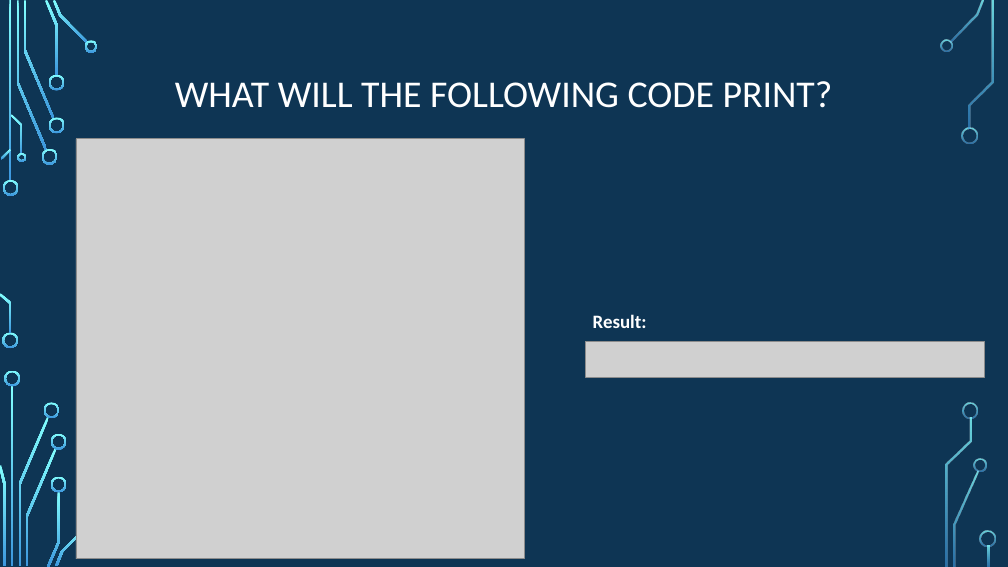
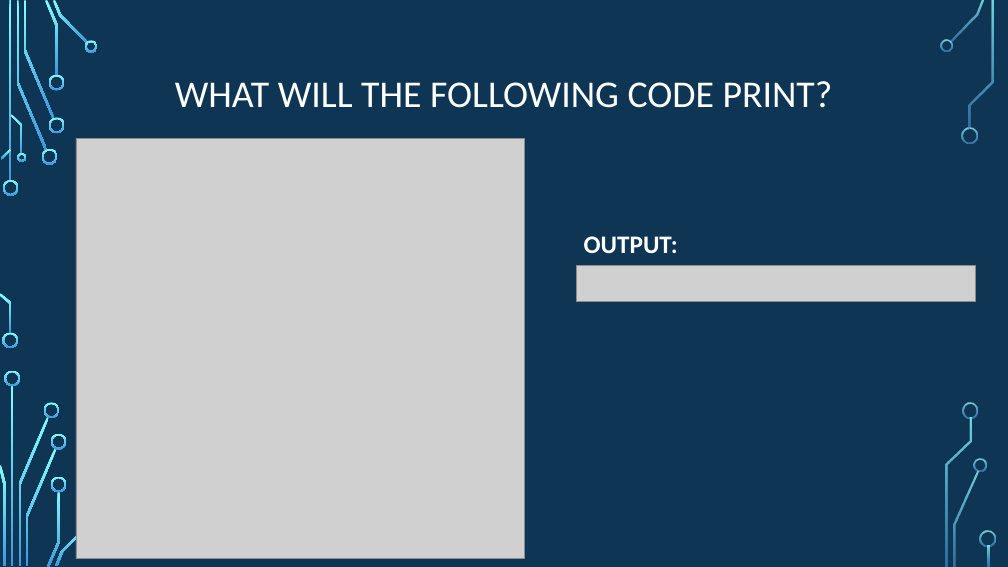
Before and after one commit to psypdt/ZIS_C-_Summer_Course_2019, a slide deck: slide 18 of Day_2/Day_2.pptx. Drawn at 1008x567 pixels with LibreOffice and Linux fonts; fonts in the diff are those of the drawing; grey boxes stand for pictures; background and template pictures are left out. Boxes give left, top, right and bottom in pixels: in the first picture for what was removed or moved away, otherwise in the second. Text is boxed around its words. In the diff, an @@ line names an element or a change of style, - is before the commit and + after.

```diff
--- a/Day_2/Day_2.pptx
+++ b/Day_2/Day_2.pptx
@@ text at (x1=584, y1=236, x2=678, y2=253): text changed; size 18 to 24 pt @@
-Result:
+OUTPUT:
@@ picture moved from (x1=585, y1=342, x2=985, y2=377) to (x1=576, y1=266, x2=975, y2=302) @@
```
Also in this commit, not shown: 10 other slides changed, 1 other file.
